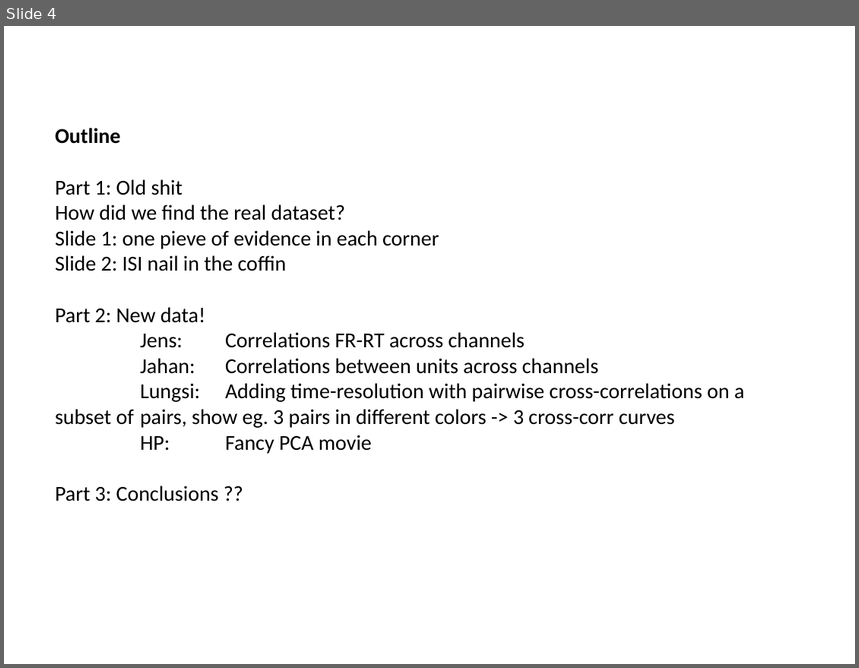
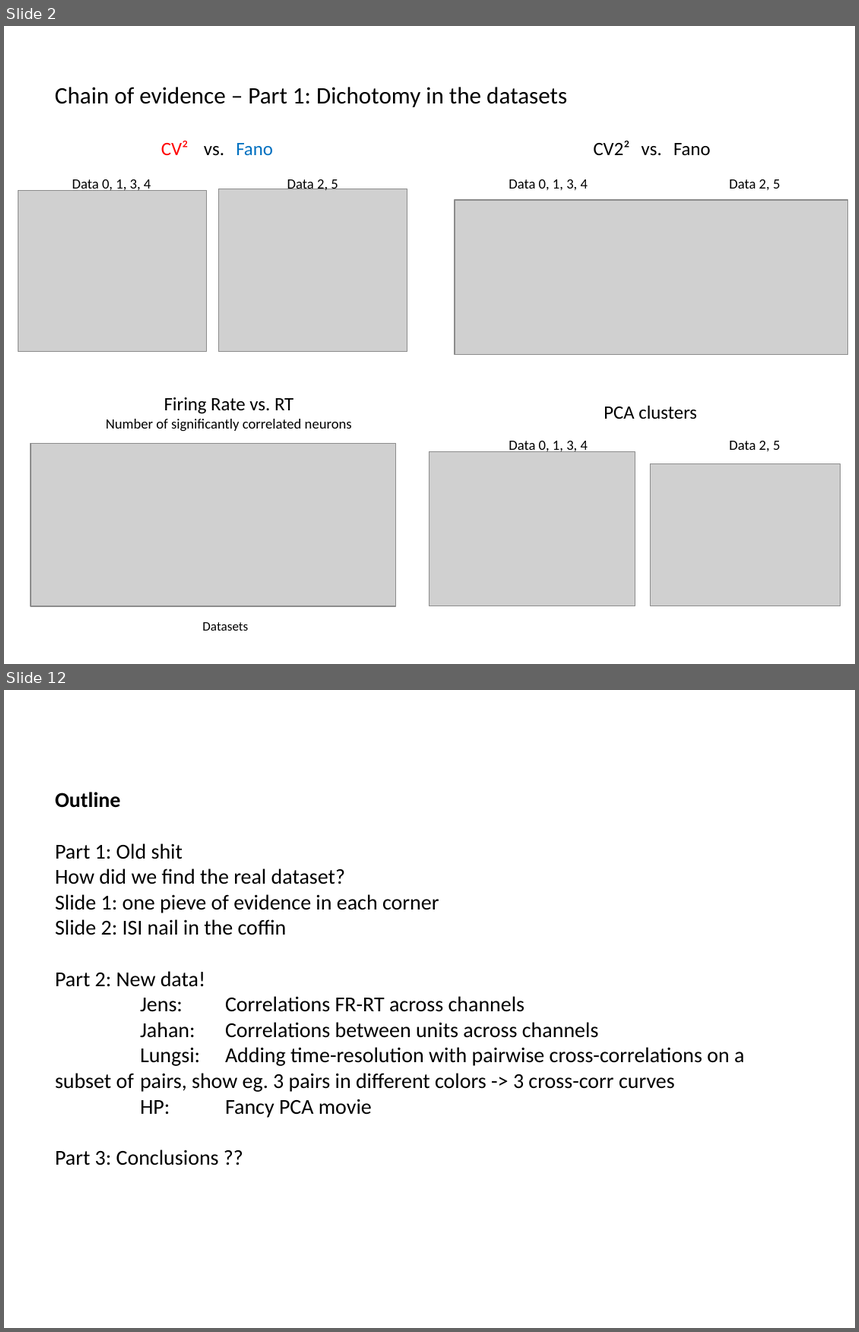
Before and after one commit to ANDA-DownStates/analysis, a slide deck: Final presentation/_Final presentation.pptx. Shown one above the other, each under a label of ours: slide 4 before the commit, slides 2 and 12 after it; the slides between them are not shown. The pictures are 859x668 and 859x1332 pixels, drawn with LibreOffice and Linux fonts; fonts in the diff are those of the drawing; grey boxes stand for pictures. Boxes give left, top, right and bottom in pixels: in the first picture for what was removed or moved away, otherwise in the second. Text is boxed around its words. In the diff, an @@ line names an element or a change of style, - is before the commit and + after.

Commit message:
Presentation

```diff
--- a/Final presentation/_Final presentation.pptx
+++ b/Final presentation/_Final presentation.pptx
@@ slide 2 added at (4, 26, 855, 664), background #FFFFFF @@
@@ text added at (55, 87, 567, 107), 20 pt, text #000000 @@
+Chain of evidence – Part 1: Dichotomy in the datasets
@@ text added at (161, 141, 189, 155), 16 pt, text #FF0000 @@
+CV²
@@ text added at (204, 146, 224, 156), 16 pt, text #000000 @@
+vs.
@@ text added at (236, 143, 273, 155), 16 pt, text #0070C0 @@
+Fano
@@ text added at (594, 141, 630, 155), 16 pt, text #000000 @@
+CV2²
@@ text added at (642, 146, 662, 156), 16 pt, text #000000 @@
+vs.
@@ text added at (674, 143, 711, 155), 16 pt, text #000000 @@
+Fano
@@ text added at (72, 180, 151, 192), 12 pt, text #000000 @@
+Data 0, 1, 3, 4
@@ text added at (287, 176, 338, 192), 12 pt, text #000000 @@
+Data 2, 5
@@ text added at (509, 180, 588, 190), 12 pt, text #000000 @@
+Data 0, 1, 3, 4
@@ text added at (729, 180, 780, 190), 12 pt, text #000000 @@
+Data 2, 5
@@ picture added at (18, 190, 208, 351) @@
@@ picture added at (218, 189, 408, 352) @@
@@ picture added at (454, 201, 848, 355) @@
@@ text added at (106, 398, 352, 432), 12 pt, text #000000 @@
+Firing Rate vs. RT
+Number of significantly correlated neurons
@@ text added at (604, 405, 697, 420), 16 pt, text #000000 @@
+PCA clusters
@@ picture added at (31, 444, 395, 607) @@
@@ picture added at (430, 452, 636, 607) @@
@@ text added at (509, 441, 588, 455), 12 pt, text #000000 @@
+Data 0, 1, 3, 4
@@ text added at (729, 441, 780, 452), 12 pt, text #000000 @@
+Data 2, 5
@@ picture added at (651, 465, 841, 607) @@
@@ text added at (202, 623, 248, 631), 11 pt, text #000000 @@
+Datasets
@@ what was slide 4 is now slide 12 @@
```
Also in this commit, not shown: 10 other slides added, 3 slides removed.
